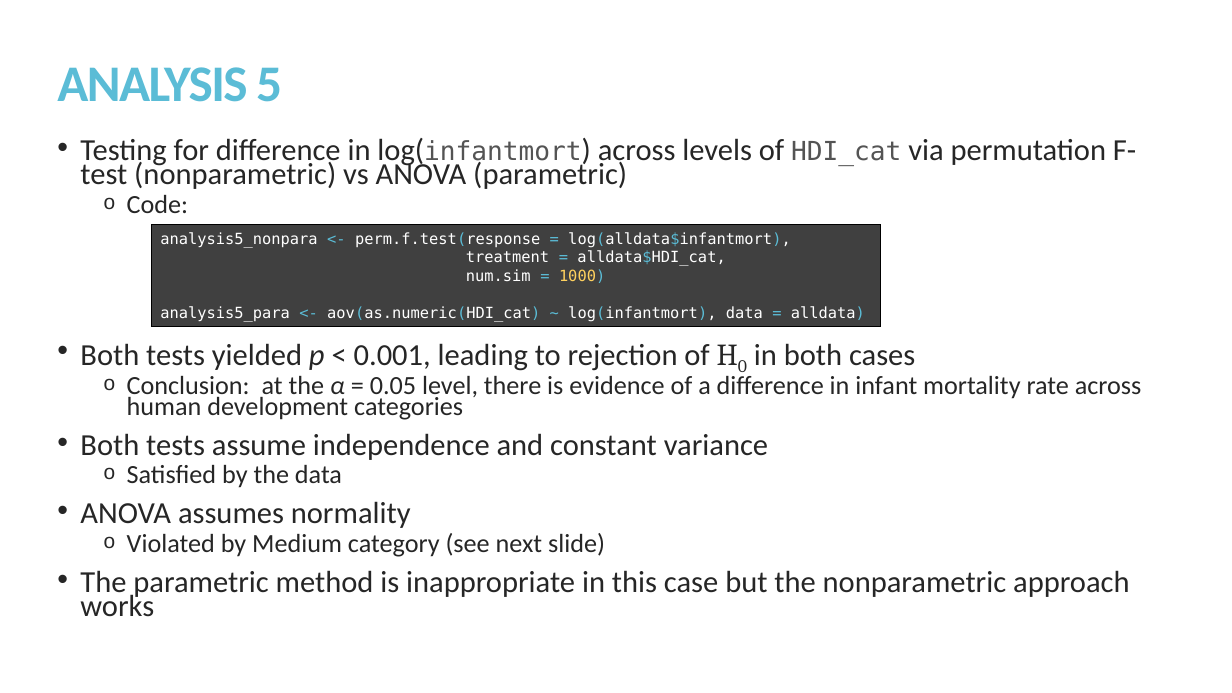
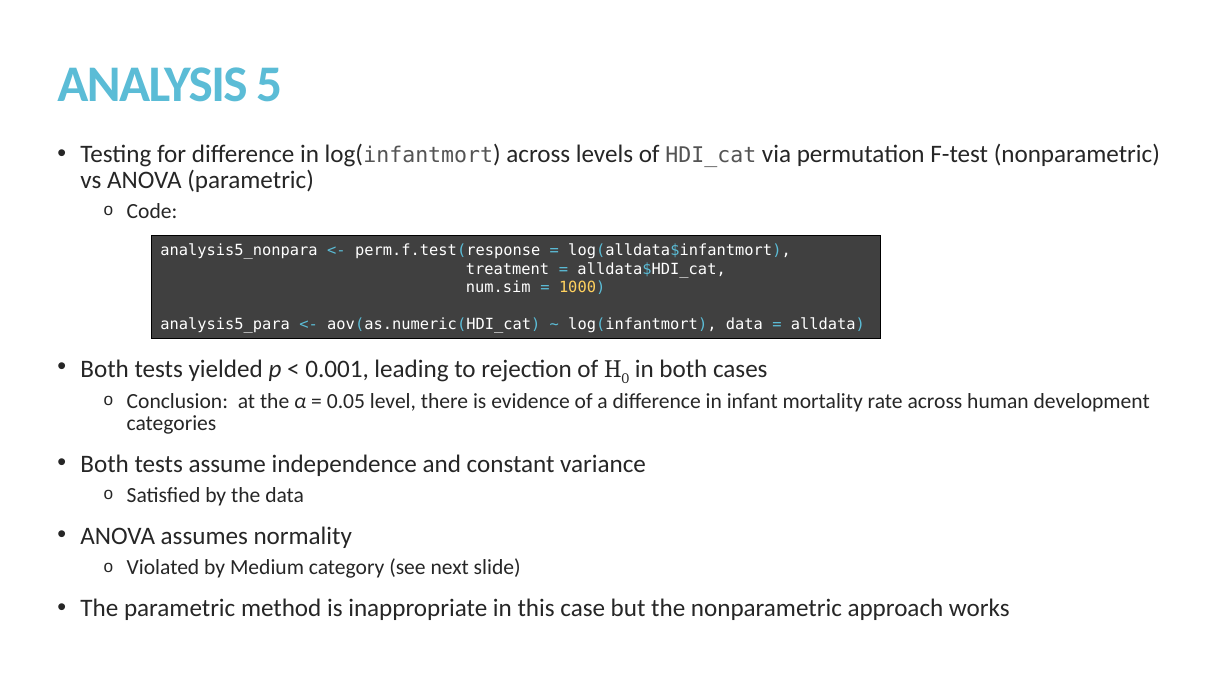
Before and after one commit to kmprioliPROF/MAT_8452_Final_Project, a slide deck: slide 16 of Prioli_Final_Proj.pptx. Drawn at 1232x693 pixels with LibreOffice and Linux fonts; fonts in the diff are those of the drawing. Boxes give left, top, right and bottom in pixels: in the first picture for what was removed or moved away, otherwise in the second. Text is boxed around its words. In the diff, an @@ line names an element or a change of style, - is before the commit and + after.

```diff
--- a/Prioli_Final_Proj.pptx
+++ b/Prioli_Final_Proj.pptx
@@ text "Testing for difference in log(infantmort) ..." at bbox=[80, 144, 1160, 620]: size 23.8 to 19.6 pt in "Testing for difference in log(infantmort) across levels ...", "Both tests yielded p < 0.001, leading ...", "Both tests assume independence and constant variance", "ANOVA assumes normality" and 1 more places; size 20.4 to 16.8 pt in "log(infantmort) HDI_cat", "Code:", "Conclusion: at the α = 0.05 level, ...", "Satisfied by the data" and 1 more places; line spacing 0.65 to 0.85 @@
@@ rectangle "analysis5_nonpara <- perm.f.test(response = log(alldata$infa ...": place and size @@
-rectangle "analysis5_nonpara <- perm.f.test(response = log(alldata$infa ..." at bbox=[152, 225, 881, 327]
+rectangle "analysis5_nonpara <- perm.f.test(response = log(alldata$infa ..." at bbox=[152, 236, 881, 338]
```
Also in this commit, not shown: 8 other slides changed, 2 other files.
